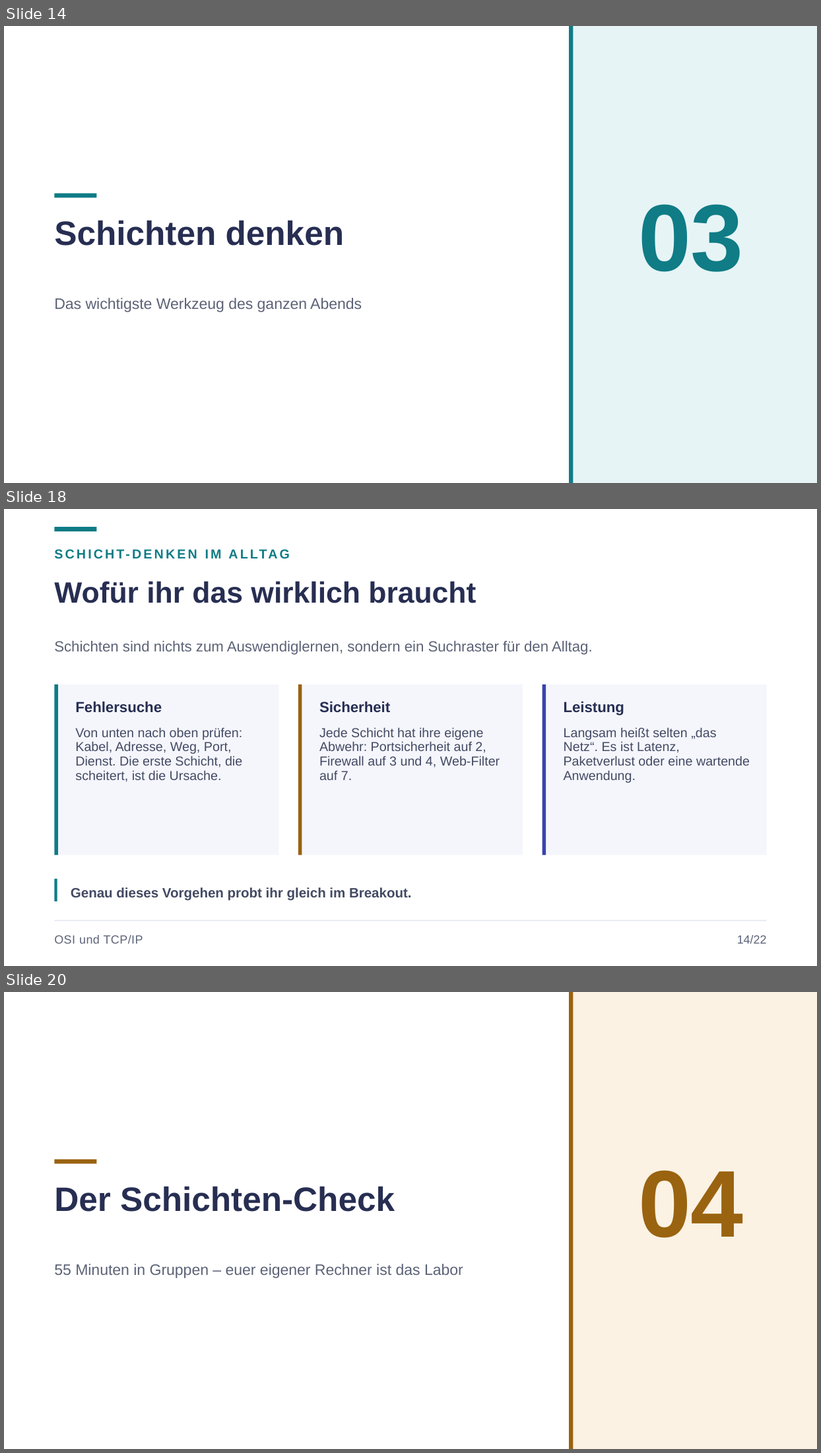
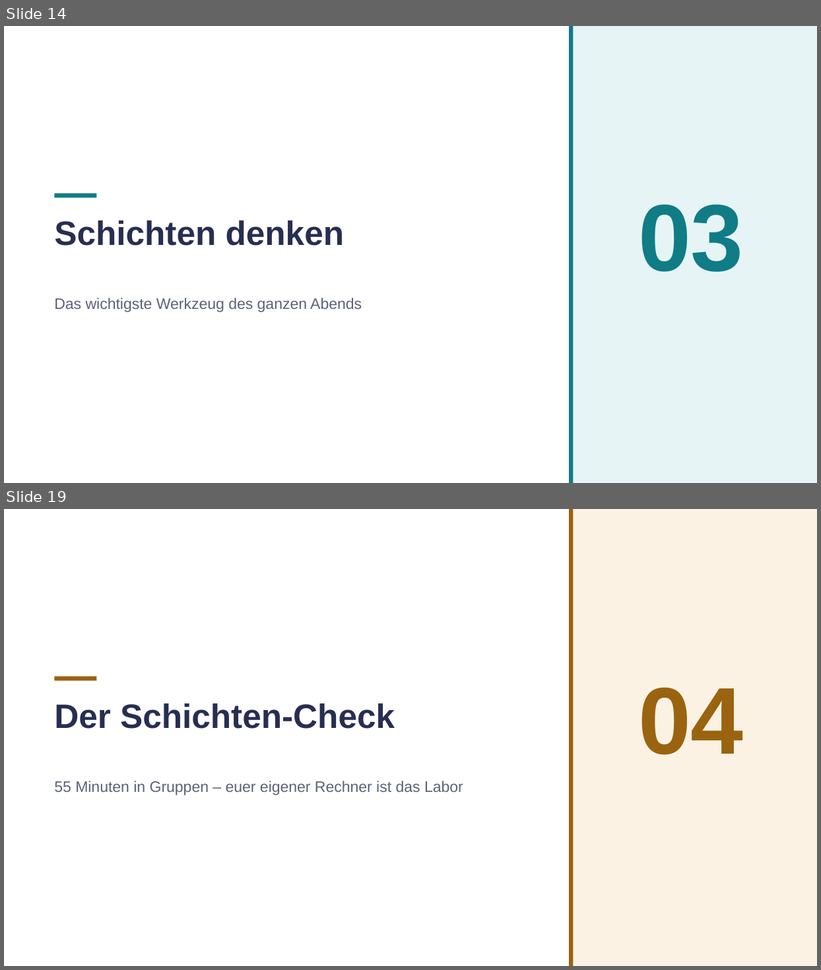
Before and after one commit to JacobMenge/kurs-unterlagen, a slide deck: folien/dist/01-netzwerke-grundlagen.pptx. Shown one above the other, each under a label of ours: slides 14, 18 and 20 before the commit, slides 14 and 19 after it; the slides between them are not shown. The pictures are 821x1453 and 821x970 pixels, drawn with LibreOffice and Linux fonts; fonts in the diff are those of the drawing. Boxes give left, top, right and bottom in pixels: in the first picture for what was removed or moved away, otherwise in the second. Text is boxed around its words. In the diff, an @@ line names an element or a change of style, - is before the commit and + after.

```diff
--- a/folien/dist/01-netzwerke-grundlagen.pptx
+++ b/folien/dist/01-netzwerke-grundlagen.pptx
@@ slide 18 removed at (4,509,817,966), background #FFFFFF @@
@@ rectangle removed at (54,527,96,531) @@
@@ text removed at (54,581,476,603) @@
-Wofür ihr das wirklich braucht
@@ text removed at (54,641,593,655) @@
-Schichten sind nichts zum Auswendiglernen, sondern ein Suchraster für den Alltag.
@@ rectangle removed at (54,685,279,855) @@
@@ rectangle removed at (54,685,57,855) @@
@@ rectangle removed at (298,685,523,855) @@
@@ rectangle removed at (298,685,302,855) @@
@@ rectangle removed at (543,685,767,855) @@
@@ rectangle removed at (543,685,546,855) @@
@@ text removed at (75,702,162,713) @@
-Fehlersuche
@@ text removed at (319,702,390,713) @@
-Sicherheit
@@ text removed at (564,702,624,716) @@
-Leistung
@@ text removed at (75,727,242,782) @@
-Von unten nach oben prüfen: Kabel, Adresse, Weg, Port, Dienst. Die erste Schicht, die scheitert, ist die Ursache.
@@ text removed at (319,727,500,780) @@
-Jede Schicht hat ihre eigene Abwehr: Portsicherheit auf 2, Firewall auf 3 und 4, Web-Filter auf 7.
@@ text removed at (564,727,750,783) @@
-Langsam heißt selten „das Netz“. Es ist Latenz, Paketverlust oder eine wartende Anwendung.
@@ text removed at (175,756,345,898) @@
-SCHICHT-DENKEN IM ALLTAG
@@ rectangle removed at (54,879,57,902) @@
@@ text removed at (71,888,412,901) @@
-Genau dieses Vorgehen probt ihr gleich im Breakout.
@@ line removed from (54, 921) to (767, 921) @@
@@ text removed at (54,935,143,944) @@
-OSI und TCP/IP
@@ text removed at (737,935,767,944) @@
-14/22
@@ what was slide 20 is now slide 19 @@
```
Also in this commit, not shown: 21 slides changed, 4 other files.
